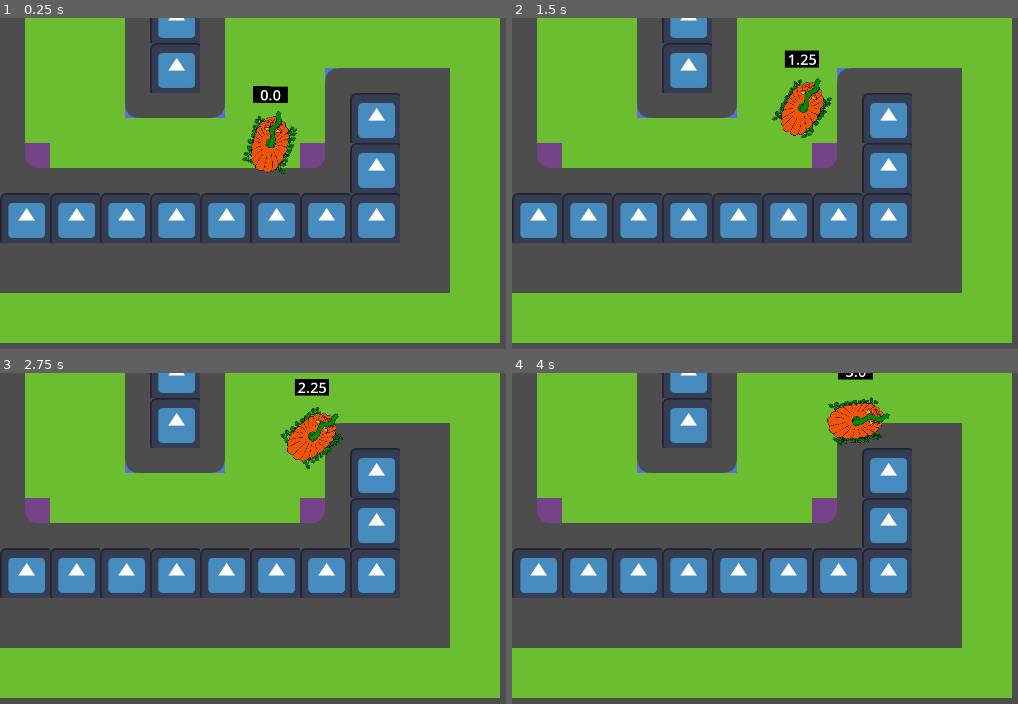
Above: before the commit, frames 1-4 (two rows, left to right).
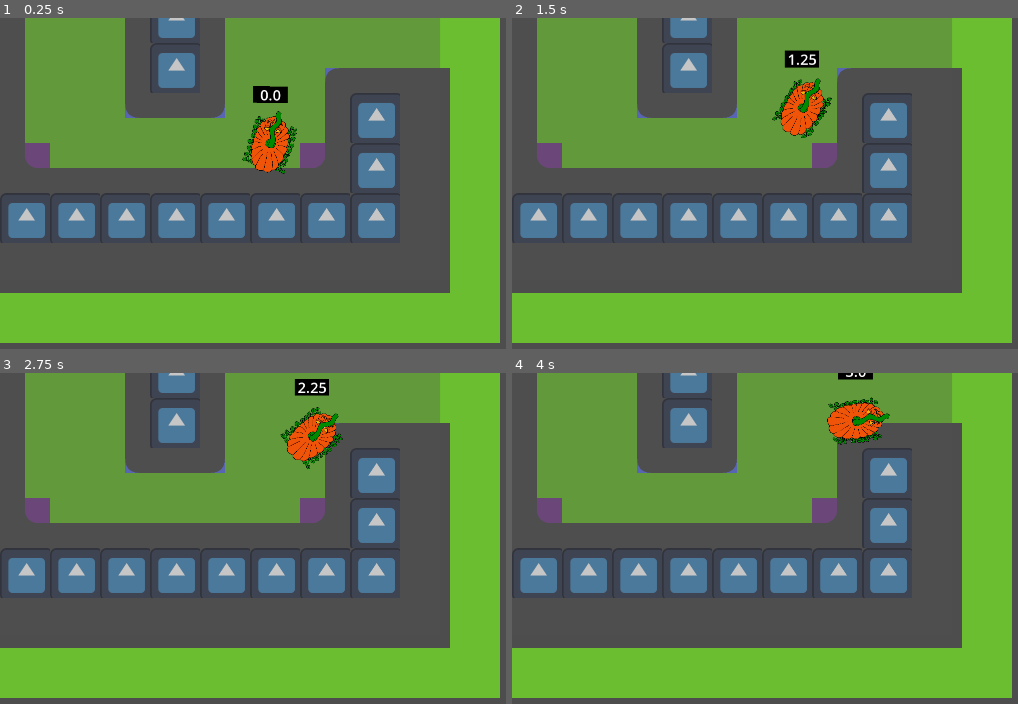
Above: after the commit, the same moments.

Repository: AugWii/GMTK-Game-Jam-Project
Game: Godot game, scene res://scenes/Level 5.tscn
Two runs of this game, one before a commit and one after it. Both use one fixed random seed, a clock stepped at 60 frames per second and the inputs below. This scene is started directly instead of the project's main scene. The engine's default icon, where the game draws it, is replaced by a stand-in: a white triangle on a blue panel in a dark square.
Inputs (mouse positions are in pixels of both pictures, inside the frame that each line leads up to):
- Up to frame 1 (0.25 s): no input
- Up to frame 2 (1.5 s): move the mouse to (outside the picture) at 0.52 s; press the mouse at (outside the picture) at 0.53 s; hold D (turn_right) 0.53-1.28 s; move the mouse to (749, 266) at 1.27 s; release the mouse at (749, 266) at 1.28 s; hold S (move_backward) from 1.28 s (still down); click (749, 266) at 1.35 s
- Up to frame 3 (2.75 s): tap Enter at 2 s; move the mouse to (480, 498) at 2.02 s; release S (move_backward) at 2.03 s; press the mouse at (480, 498) at 2.03 s; hold D (turn_right) from 2.03 s (still down)
- Up to frame 4 (4 s): move the mouse to (871, 687) at 2.77 s; release D (turn_right) at 2.78 s; release the mouse at (871, 687) at 2.78 s; hold W (move_forward) 2.78-3.53 s; click (871, 687) at 2.85 s; move the mouse to (outside the picture) at 3.52 s; press the mouse at (outside the picture) at 3.53 s; hold A (turn_left) from 3.53 s (still down)

The runs differ from the first frame. In frame 1, 31% of the frame differs, in the area x 1-87%, y 0-67%; in frame 2, 31%; in frame 3, 31%; in frame 4, 31%.
Error in both runs: Attempt to call function 'level_lose' in base 'null instance' on a null instance. (res://scripts/player.gd:133)

Commit message:
testing end screen again

Diff:
--- a/scenes/End Scene.tscn
+++ b/scenes/End Scene.tscn
@@ -86,6 +86,13 @@
 tile_map_data = PackedByteArray("AAAcAA4AAAABAAAAAAAcAAMAAAABAAAAAGARAA4AAAABAAAAAFARAAMAAAABAAAAADARAAcAAAAAAAAAAAARAA …(1840 unchanged characters)…
 tile_set = SubResource("TileSet_4nftw")
 
+[node name="ColorRect" type="ColorRect" parent="." unique_id=205749801]
+offset_left = -1033.0
+offset_top = -621.0
+offset_right = 1057.0
+offset_bottom = 629.0
+color = Color(0.32156864, 0.32156864, 0.32156864, 0.32941177)
+
 [node name="Player" parent="." unique_id=1300953787 instance=ExtResource("4_2px10")]
 position = Vector2(181, -24)
 
--- a/scenes/Level 3.tscn
+++ b/scenes/Level 3.tscn
@@ -89,11 +89,17 @@
 tile_set = SubResource("TileSet_4nftw")
 
 [node name="Sprite2D" type="Sprite2D" parent="." unique_id=1126273365]
-visible = false
 position = Vector2(78.800575, 275.54495)
 rotation = 1.5707964
 scale = Vector2(1.5122902, 1.5122899)
 texture = ExtResource("4_bd8t5")
+
+[node name="ColorRect" type="ColorRect" parent="." unique_id=191711709]
+offset_left = -1033.0
+offset_top = -621.0
+offset_right = 1057.0
+offset_bottom = 629.0
+color = Color(0.32156864, 0.32156864, 0.32156864, 0.32941177)
 
 [node name="Player" parent="." unique_id=1300953787 instance=ExtResource("4_le1l2")]
 position = Vector2(-640, 256)
--- a/scenes/Level 4.tscn
+++ b/scenes/Level 4.tscn
@@ -94,6 +94,13 @@
 scale = Vector2(1.5141776, 1.5141776)
 texture = ExtResource("4_f0git")
 
+[node name="ColorRect" type="ColorRect" parent="." unique_id=748312835]
+offset_left = -1033.0
+offset_top = -621.0
+offset_right = 1057.0
+offset_bottom = 629.0
+color = Color(0.32156864, 0.32156864, 0.32156864, 0.32941177)
+
 [node name="Player" parent="." unique_id=1300953787 instance=ExtResource("5_j8fpy")]
 position = Vector2(-610, -226)
 
--- a/scenes/Level 5.tscn
+++ b/scenes/Level 5.tscn
@@ -88,6 +88,13 @@
 tile_map_data = PackedByteArray("AAAcAA4AAAABAAAAAAAMAA4AAAABAAAAAAAMAAMAAAABAAAAAGAcAAMAAAABAAAAAGARAA4AAAABAAAAAFARAA …(8416 unchanged characters)…
 tile_set = SubResource("TileSet_4nftw")
 
+[node name="ColorRect" type="ColorRect" parent="." unique_id=13010428]
+offset_left = -1033.0
+offset_top = -621.0
+offset_right = 1057.0
+offset_bottom = 629.0
+color = Color(0.32156864, 0.32156864, 0.32156864, 0.32941177)
+
 [node name="Player" parent="." unique_id=1300953787 instance=ExtResource("5_cbkpd")]
 position = Vector2(-312, 0)
 
--- a/scenes/current_level.gd
+++ b/scenes/current_level.gd
@@ -6,6 +6,7 @@
 @export var Level3:PackedScene
 @export var Level4:PackedScene
 @export var Level5:PackedScene
+@export var EndScreen:PackedScene
 
 var currLevel:Node
 var curr_level_num = 0
@@ -48,3 +49,6 @@
 	if(levelNum == 5):
 		currLevel = Level5.instantiate()
 		call_deferred("add_child", currLevel)
+	if(levelNum == 6):
+		currLevel = EndScreen.instantiate()
+		call_deferred("add_child", currLevel)
--- a/scenes/main.tscn
+++ b/scenes/main.tscn
@@ -8,6 +8,7 @@
 [ext_resource type="PackedScene" uid="uid://dlrnkn00xcdak" path="res://scenes/Level 1.tscn" id="7_o6xl0"]
 [ext_resource type="PackedScene" uid="uid://c20lyu1qnm8um" path="res://scenes/Level 4.tscn" id="7_tipki"]
 [ext_resource type="PackedScene" uid="uid://nhda15qswcd0" path="res://scenes/Level 5.tscn" id="8_tipki"]
+[ext_resource type="PackedScene" uid="uid://fnty6wqjo407" path="res://scenes/End Scene.tscn" id="9_85g3d"]
 
 [node name="Main" type="Node2D" unique_id=1539732622]
 script = ExtResource("1_sugp2")
@@ -70,6 +71,7 @@
 Level3 = ExtResource("6_o6xl0")
 Level4 = ExtResource("7_tipki")
 Level5 = ExtResource("8_tipki")
+EndScreen = ExtResource("9_85g3d")
 
 [connection signal="start_game" from="MainMenu" to="." method="_on_main_menu_start_game"]
 [connection signal="level_complete" from="Current Level" to="." method="_on_current_level_level_complete"]
